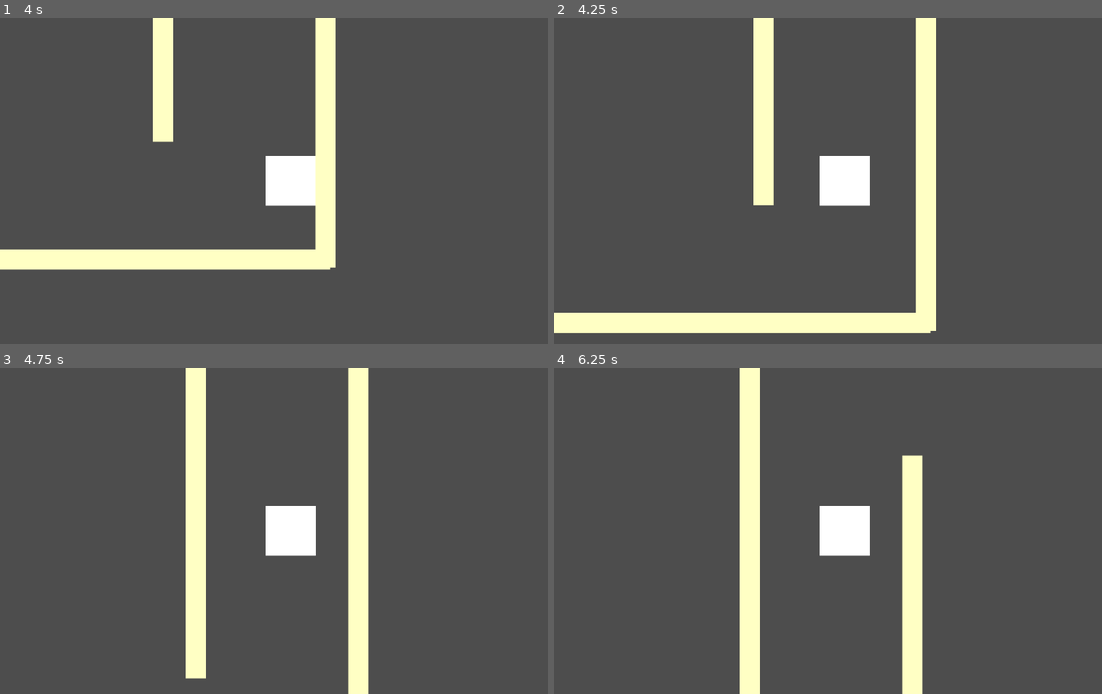
Above: before the commit, frames 1-4 (two rows, left to right).
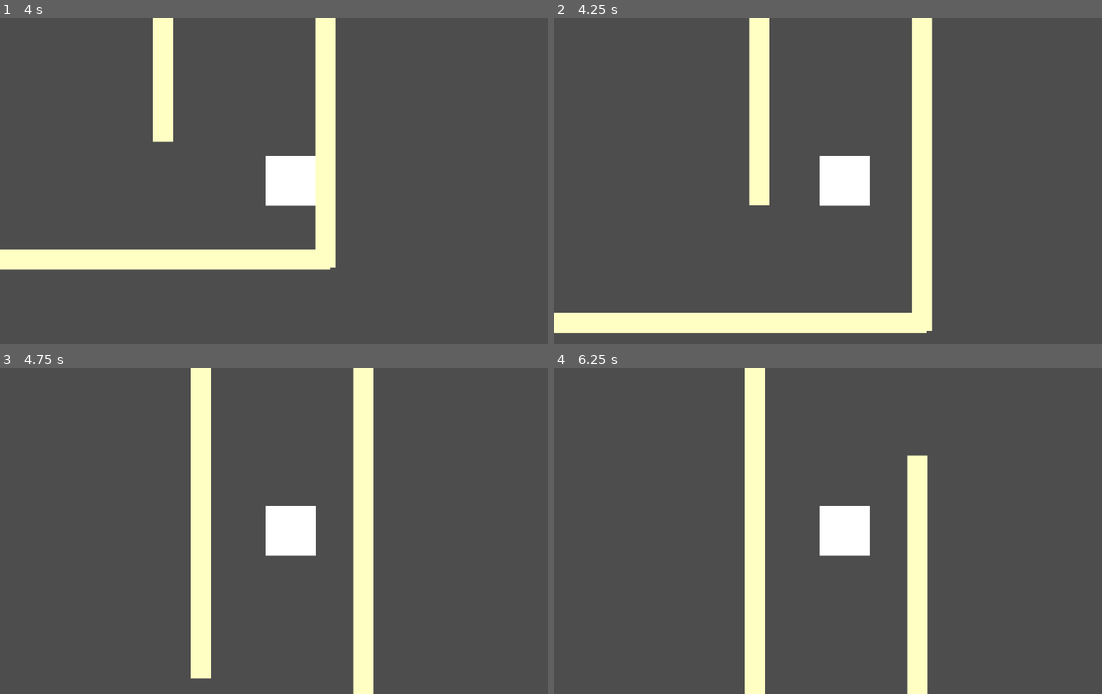
Above: after the commit, the same moments.

Repository: Zandra7/Underchurch
Game: Godot game, scene res://main.tscn
The game is run twice, just before and just after one commit, with the same random seed, the same clock (stepped at 60 frames per second) and the same inputs.
Inputs:
- Up to frame 1 (4 s): hold D (p1right) 0.53-2.03 s; tap W (p1jump) at 0.6, 0.77, 1.07, 1.52, 1.55, 1.82, 2.3, 2.85, 3.02, 3.32, 3.77, 3.8 s; tap Left (p2left) at 1.35, 3.6 s; hold A (p1left) 2.03-2.78 s; tap Right (p2right) at 2.1 s; hold D (p1right) from 2.78 s (still down)
- Up to frame 2 (4.25 s): keep holding D (p1right); tap W (p1jump) at 4.07 s
- Up to frame 3 (4.75 s): release D (p1right) at 4.28 s; hold A (p1left) from 4.28 s (still down); tap Right (p2right) at 4.35 s; tap W (p1jump) at 4.52, 4.55 s
- Up to frame 4 (6.25 s): tap W (p1jump) at 4.82, 5.1, 6.02, 6.05 s; release A (p1left) at 5.03 s; hold D (p1right) 5.03-5.78 s; hold A (p1left) from 5.78 s (still down); tap Left (p2left) at 5.85 s

Frame 1 is identical in both runs. In frame 2, 2.5% of the frame differs, in the area x 35-70%, y 0-97%; in frame 3, 3.8%, in the area x 33-69%, y 0-100%; in frame 4, 3.3%.

Commit message:
Oppdatert hastighet i lufta

Diff:
--- a/Player1.gd
+++ b/Player1.gd
@@ -3,7 +3,7 @@
 
 
 const SPEED = 300.0
-const AIR_SPEED = 50
+const AIR_SPEED = 2
 const JUMP_VELOCITY = -500.0
 var gravity = ProjectSettings.get_setting("physics/2d/default_gravity")
 var Direction = "Right"
@@ -34,14 +34,12 @@
 			velocity.y = JUMP_VELOCITY - 200
 			velocity.x = JUMP_VELOCITY - AIR_SPEED
 			jumpDelay = true
-			print("RIGHT")
 		elif is_on_wall() and whichWall == "left":
 			velocity.y = JUMP_VELOCITY - 200
 			velocity.x = JUMP_VELOCITY *-1 + AIR_SPEED
 			jumpDelay = true
-			print("LEFT")
 
-		if is_on_floor():
+	if is_on_floor():
 			jumpDelay = false
 
 	var direction = Input.get_axis("p1left", "p1right")
